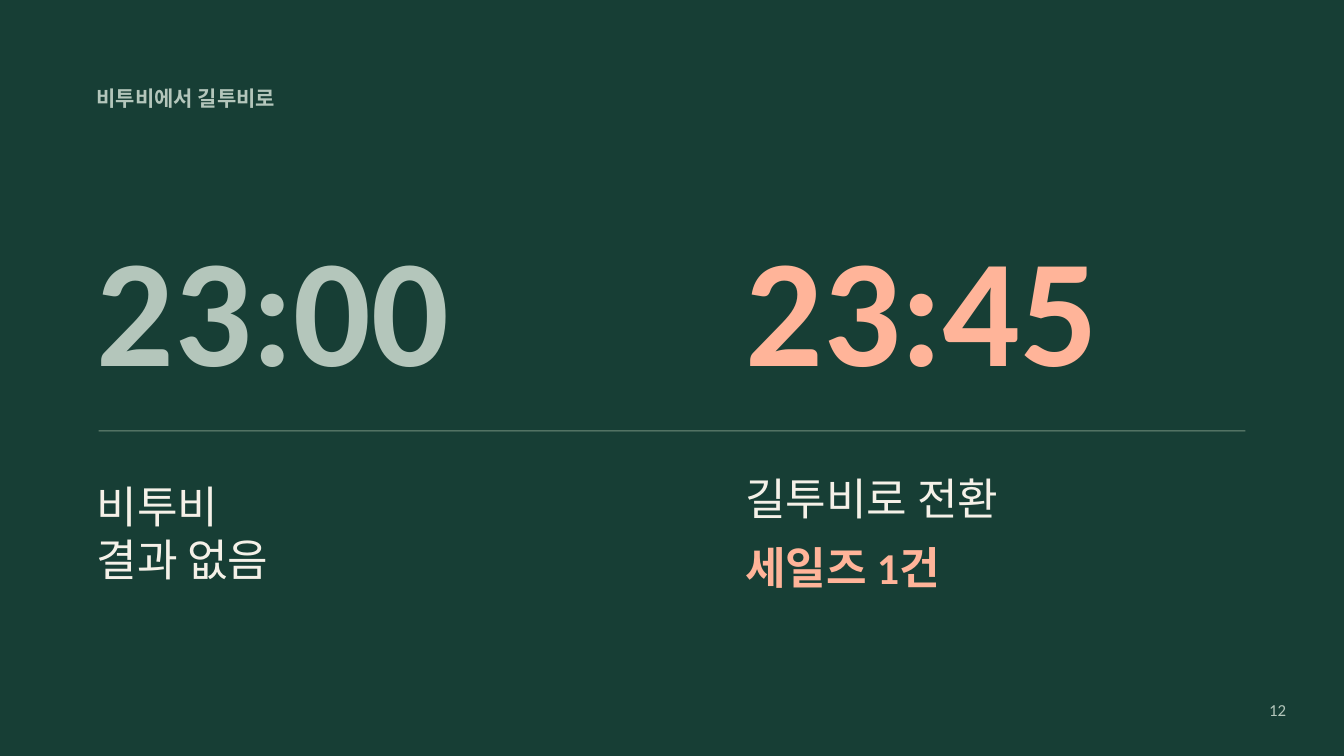
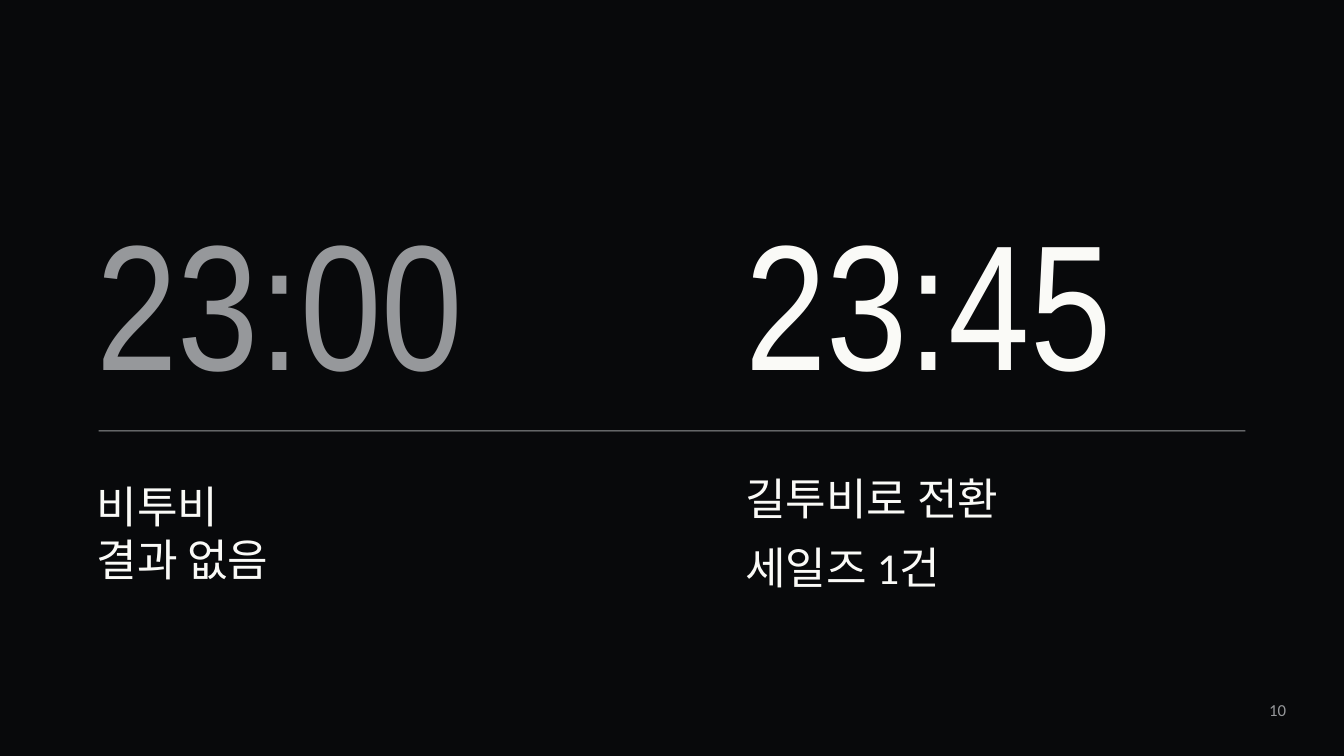
Before and after one commit to jaeyoung5178-bot/Presence, a slide deck: slide 10 of education/mentality/nozero400/NoZero-400Days.pptx (slide 12 before the commit). Drawn at 1344x756 pixels with LibreOffice and Linux fonts; fonts in the diff are those of the drawing. Boxes give left, top, right and bottom in pixels: in the first picture for what was removed or moved away, otherwise in the second. Text is boxed around its words. In the diff, an @@ line names an element or a change of style, - is before the commit and + after.

```diff
--- a/education/mentality/nozero400/NoZero-400Days.pptx
+++ b/education/mentality/nozero400/NoZero-400Days.pptx
@@ background #173E35 to #08090B @@
@@ text removed at (x1=97, y1=88, x2=275, y2=108) @@
-비투비에서 길투비로
@@ text "23:00" moved from (x1=97, y1=265, x2=449, y2=367) to (x1=97, y1=245, x2=463, y2=372) @@
@@ text "23:00" at (x1=97, y1=245, x2=463, y2=372): size 109.5 to 127.5 pt, font Calibri to Arial Narrow, text colour #B4C6BB to #96989B, bold off @@
@@ text "23:45" moved from (x1=745, y1=265, x2=1097, y2=367) to (x1=745, y1=245, x2=1111, y2=372) @@
@@ text "23:45" at (x1=745, y1=245, x2=1111, y2=372): size 109.5 to 127.5 pt, font Calibri to Arial Narrow, text colour #FFB499 to #FAFAF7, bold off @@
@@ rectangle at (x1=99, y1=431, x2=1246, y2=432): fill #738F7C to #96989B @@
@@ text "비투비" at (x1=97, y1=486, x2=268, y2=580): text colour #F5F1E8 to #FAFAF7 @@
@@ text "길투비로 전환" at (x1=745, y1=478, x2=998, y2=519): text colour #F5F1E8 to #FAFAF7 @@
@@ text "세일즈 1건" at (x1=745, y1=547, x2=940, y2=588): text colour #FFB499 to #FAFAF7, bold off @@
@@ text at (x1=1269, y1=705, x2=1286, y2=716): text changed; text colour #B4C6BB to #96989B @@
-12
+10
```
Also in this commit, not shown: 6 other slides changed, 28 slides added, 9 slides removed, 31 other files.
